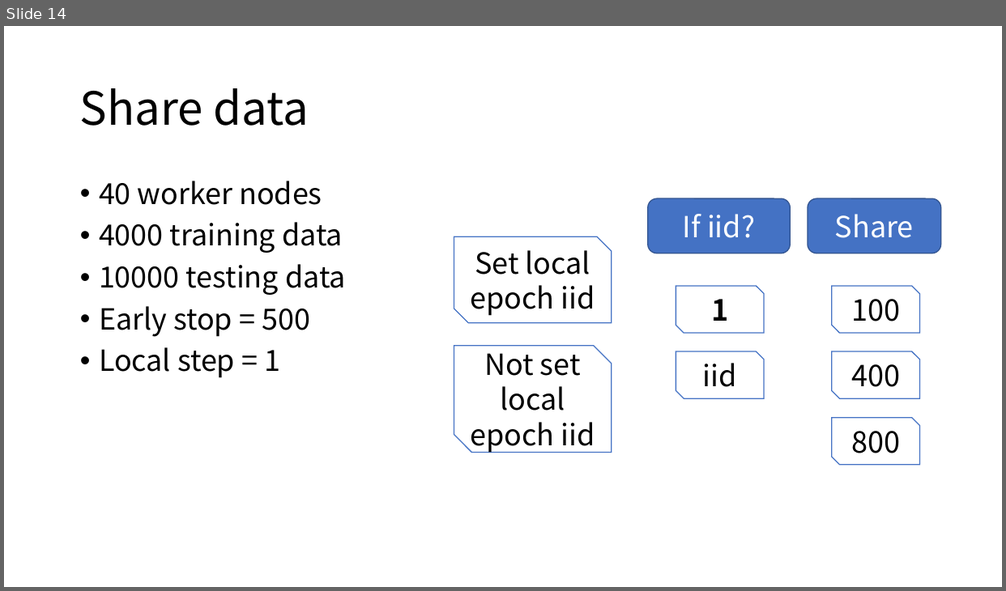
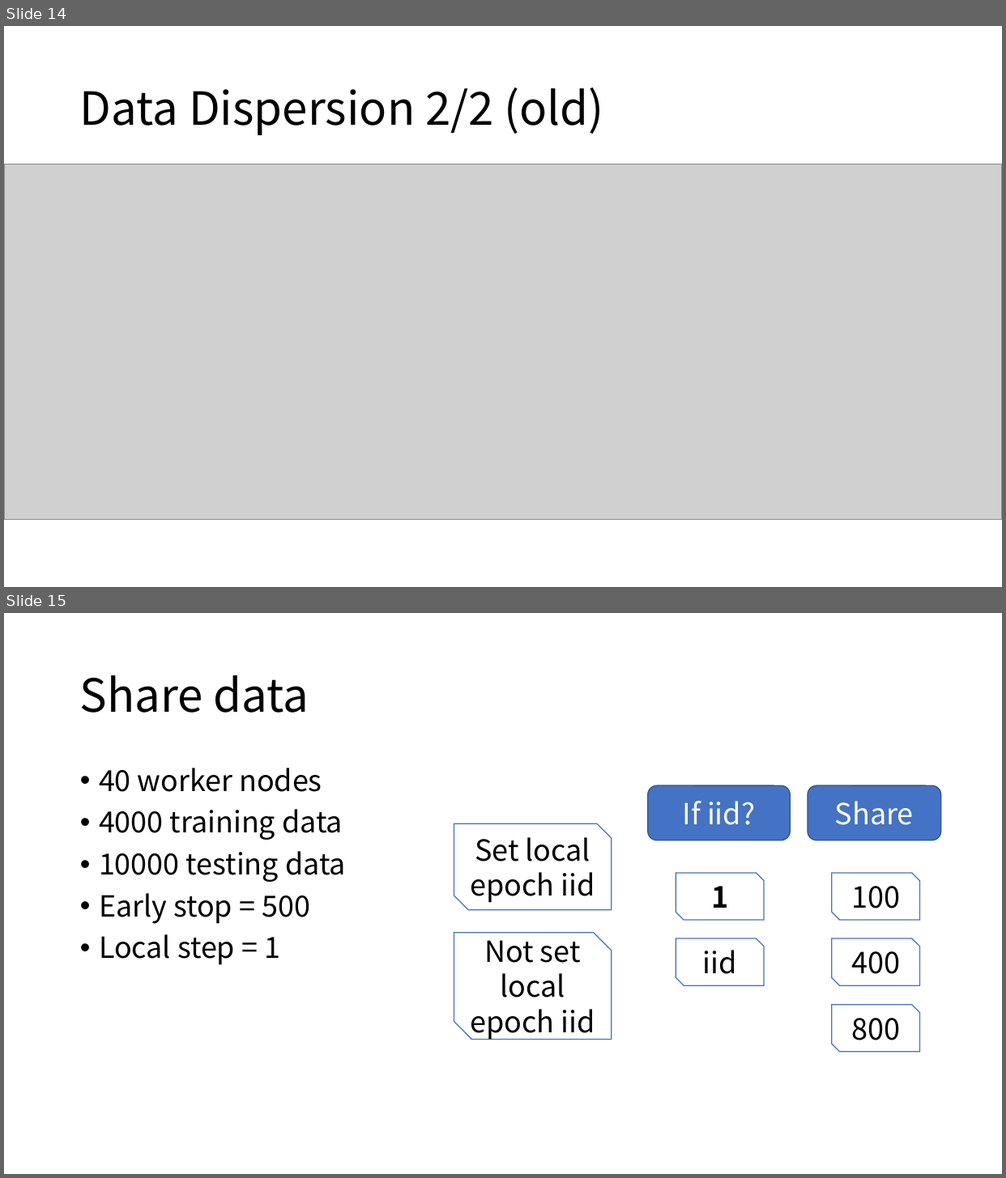
Before and after one commit to Jiarong-L/Thesis2020, a slide deck: Cifar10/TestResults.pptx. Shown one above the other, each under a label of ours: slide 14 before the commit, slides 14 and 15 after it. The pictures are 1006x591 and 1006x1178 pixels, drawn with LibreOffice and Linux fonts; fonts in the diff are those of the drawing; grey boxes stand for pictures. Boxes give left, top, right and bottom in pixels: in the first picture for what was removed or moved away, otherwise in the second. Text is boxed around its words. In the diff, an @@ line names an element or a change of style, - is before the commit and + after.

```diff
--- a/Cifar10/TestResults.pptx
+++ b/Cifar10/TestResults.pptx
@@ slide 14 added at [4,26,1002,587], background #FFFFFF @@
@@ title added at [80,88,604,135], 44 pt, text #000000 @@
+Data Dispersion 2/2 (old)
@@ picture added at [4,165,1002,520] @@
@@ what was slide 14 is now slide 15 @@
```
Also in this commit, not shown: 3 slides changed, 2 slides removed, 13 other files.
